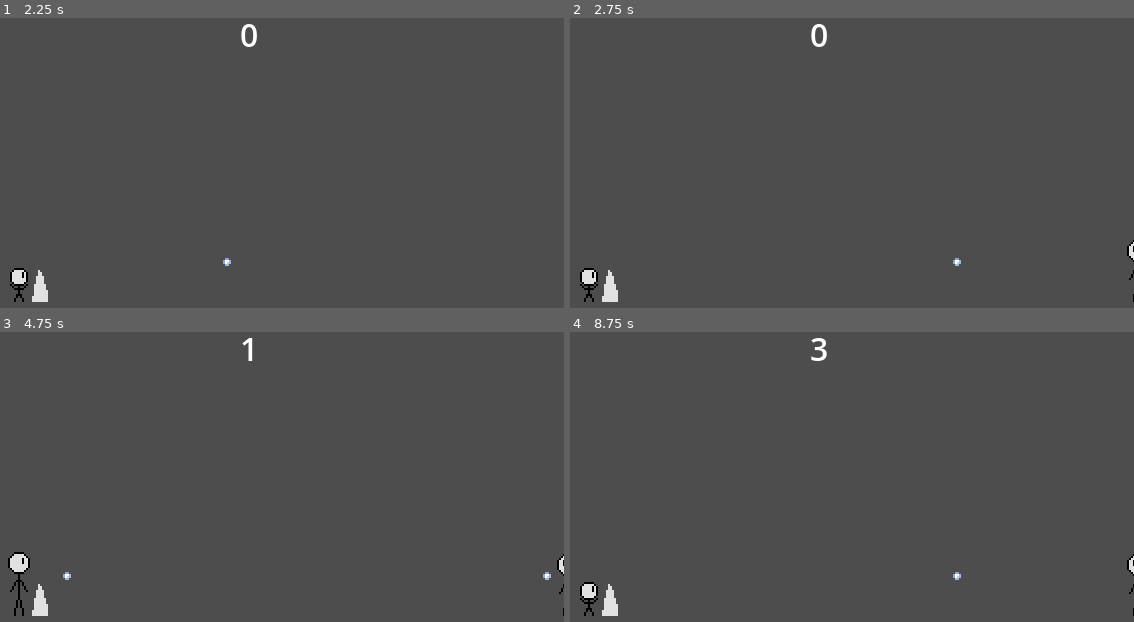
Above: before the commit, frames 1-4 (two rows, left to right).
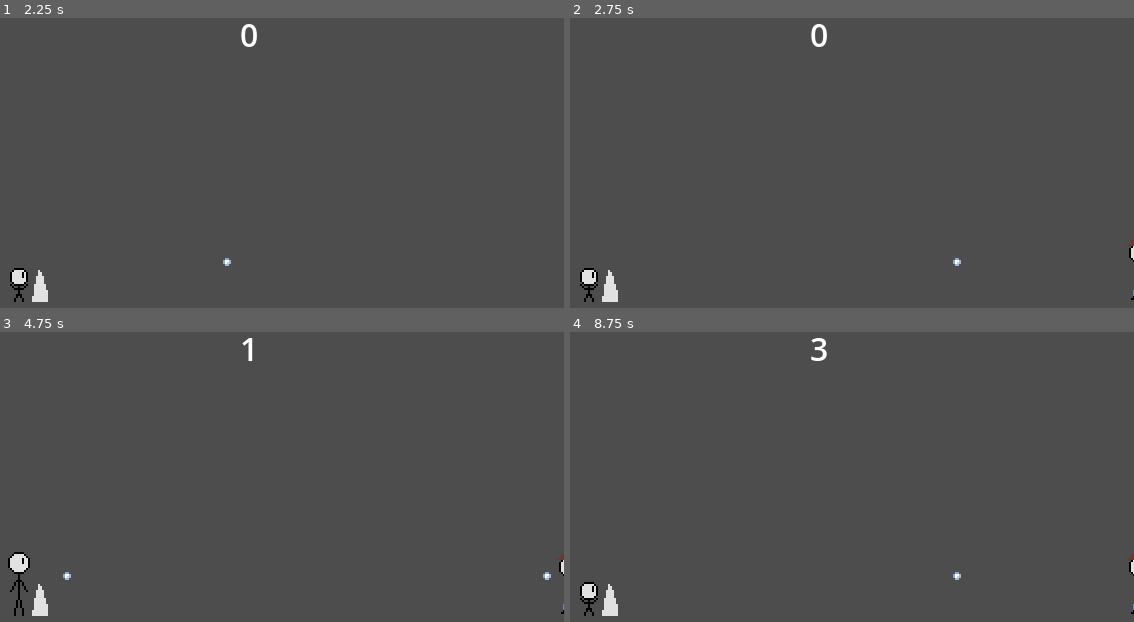
Above: after the commit, the same moments.

Repository: Poizenes/GWJ-Freeze
Game: Godot game, scene res://scenes/game_scene.tscn
Two runs of this game, one before a commit and one after it. Both use one fixed random seed, a clock stepped at 60 frames per second and the inputs below.
Inputs:
- Up to frame 1 (2.25 s): hold S (duck) 0.53-1.28 s; tap Enter at 1.25 s; tap Space (throw) at 1.35 s; hold S (duck) from 2.03 s (still down)
- Up to frame 2 (2.75 s): keep holding S (duck)
- Up to frame 3 (4.75 s): release S (duck) at 2.78 s; tap Space (throw) at 2.85, 4.35 s; hold S (duck) 3.53-4.28 s
- Up to frame 4 (8.75 s): hold S (duck) 5.03-5.78 s; tap Space (throw) at 5.85, 7.35 s; hold S (duck) 6.53-7.28 s; hold S (duck) from 8.03 s (still down)

Frame 1 is identical in both runs. In frame 2, less than 0.1% of the frame differs, in the area x 98-100%, y 76-98%; in frame 3, less than 0.1%; in frame 4, less than 0.1%.

Commit message:
Added Pedestrian Walk Animation to Scene

Diff:
--- a/game/scenes/pedestrian.tscn
+++ b/game/scenes/pedestrian.tscn
@@ -1,8 +1,8 @@
-[gd_scene load_steps=13 format=3 uid="uid://1cr0ooaw0m1c"]
+[gd_scene load_steps=17 format=3 uid="uid://qptnysvrivga"]
 
-[ext_resource type="Texture2D" uid="uid://dpc0x8rrc2hgj" path="res://assets/animation/character/idle/idle.png" id="1_dedip"]
 [ext_resource type="Script" path="res://scripts/pedestrian.gd" id="1_i6hf5"]
 [ext_resource type="Texture2D" uid="uid://ovp7600528mt" path="res://assets/animation/character/duck/duck.png" id="2_gq03a"]
+[ext_resource type="Texture2D" uid="uid://bys6y7rt1mi2l" path="res://assets/animation/pedestrian/walk/walk.png" id="3_k41u6"]
 [ext_resource type="AudioStream" uid="uid://si0cmhr5s8km" path="res://assets/sounds/hit.mp3" id="4_waeq7"]
 
 [sub_resource type="RectangleShape2D" id="RectangleShape2D_ef53g"]
@@ -24,13 +24,29 @@
 atlas = ExtResource("2_gq03a")
 region = Rect2(48, 0, 16, 32)
 
-[sub_resource type="AtlasTexture" id="AtlasTexture_w61q1"]
-atlas = ExtResource("1_dedip")
+[sub_resource type="AtlasTexture" id="AtlasTexture_ts7r6"]
+atlas = ExtResource("3_k41u6")
 region = Rect2(0, 0, 16, 32)
 
-[sub_resource type="AtlasTexture" id="AtlasTexture_udrrs"]
-atlas = ExtResource("1_dedip")
+[sub_resource type="AtlasTexture" id="AtlasTexture_aphd5"]
+atlas = ExtResource("3_k41u6")
 region = Rect2(16, 0, 16, 32)
+
+[sub_resource type="AtlasTexture" id="AtlasTexture_tn8cf"]
+atlas = ExtResource("3_k41u6")
+region = Rect2(32, 0, 16, 32)
+
+[sub_resource type="AtlasTexture" id="AtlasTexture_xct28"]
+atlas = ExtResource("3_k41u6")
+region = Rect2(48, 0, 16, 32)
+
+[sub_resource type="AtlasTexture" id="AtlasTexture_ns6ue"]
+atlas = ExtResource("3_k41u6")
+region = Rect2(64, 0, 16, 32)
+
+[sub_resource type="AtlasTexture" id="AtlasTexture_y3mjr"]
+atlas = ExtResource("3_k41u6")
+region = Rect2(80, 0, 16, 32)
 
 [sub_resource type="SpriteFrames" id="SpriteFrames_tvan8"]
 animations = [{
@@ -53,10 +69,22 @@
 }, {
 "frames": [{
 "duration": 1.0,
-"texture": SubResource("AtlasTexture_w61q1")
+"texture": SubResource("AtlasTexture_ts7r6")
 }, {
 "duration": 1.0,
-"texture": SubResource("AtlasTexture_udrrs")
+"texture": SubResource("AtlasTexture_aphd5")
+}, {
+"duration": 1.0,
+"texture": SubResource("AtlasTexture_tn8cf")
+}, {
+"duration": 1.0,
+"texture": SubResource("AtlasTexture_xct28")
+}, {
+"duration": 1.0,
+"texture": SubResource("AtlasTexture_ns6ue")
+}, {
+"duration": 1.0,
+"texture": SubResource("AtlasTexture_y3mjr")
 }],
 "loop": true,
 "name": &"walk",
@@ -76,9 +104,8 @@
 shape = SubResource("RectangleShape2D_ef53g")
 
 [node name="AnimatedSprite2D" type="AnimatedSprite2D" parent="."]
-scale = Vector2(-1, 1)
 sprite_frames = SubResource("SpriteFrames_tvan8")
-animation = &"hit"
+animation = &"walk"
 
 [node name="Sound" type="AudioStreamPlayer2D" parent="."]
 stream = ExtResource("4_waeq7")
--- a/game/scripts/pedestrian.gd
+++ b/game/scripts/pedestrian.gd
@@ -16,6 +16,7 @@
 func on_snowball_hit() -> void:
 	collision_shape.disabled = true
 	sprite.play("hit")
+	sprite.flip_h = true
 	sound.play()
 
 
